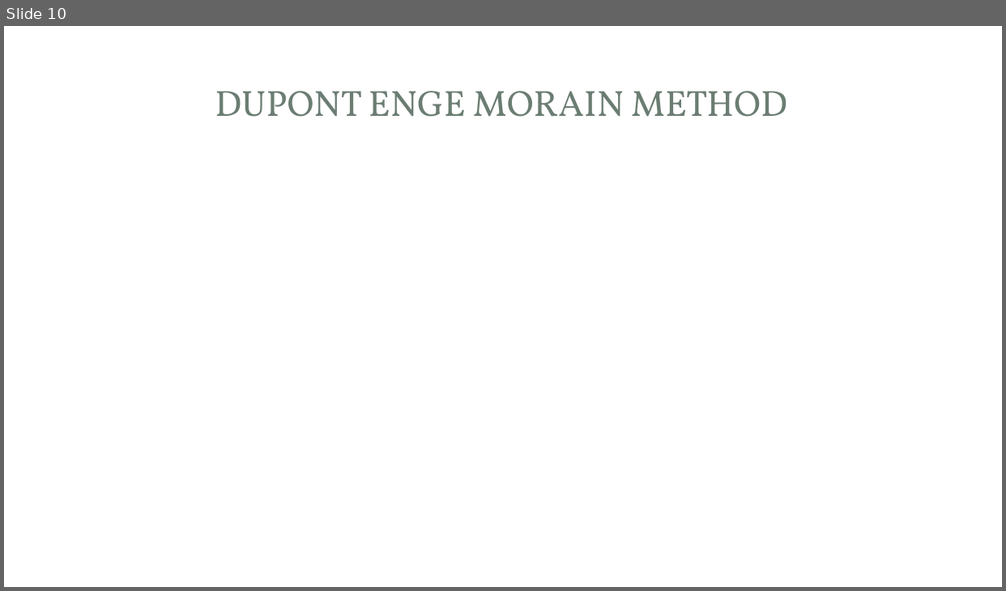
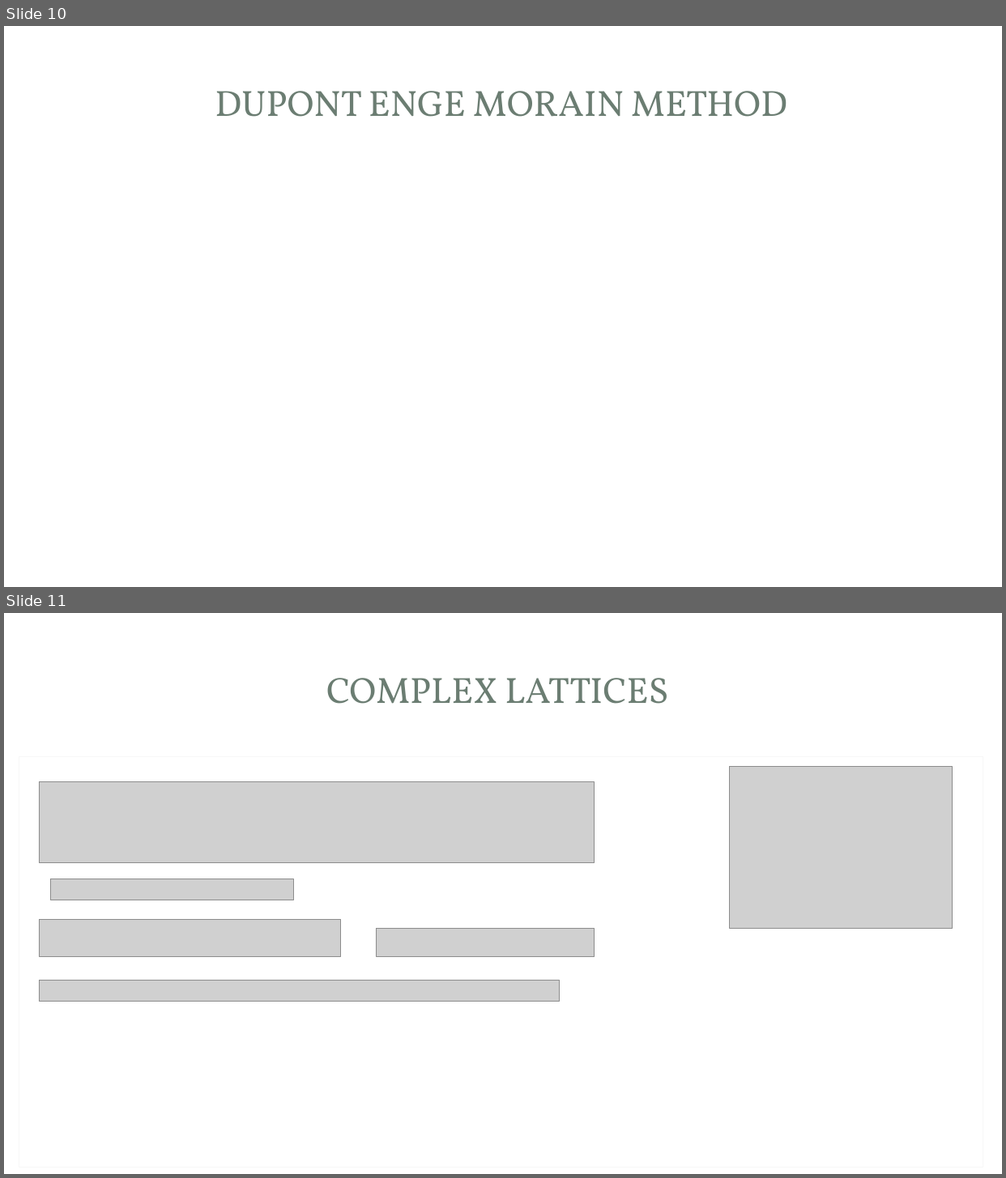
Before and after one commit to Srizzle/CS276-Project-Writeup, a slide deck: Presentation.ppt.pptx. Shown one above the other, each under a label of ours: slide 10 before the commit, slides 10 and 11 after it. The pictures are 1006x591 and 1006x1178 pixels, drawn with LibreOffice and Linux fonts; fonts in the diff are those of the drawing; grey boxes stand for pictures; background and template pictures are left out. Boxes give left, top, right and bottom in pixels: in the first picture for what was removed or moved away, otherwise in the second. Text is boxed around its words. In the diff, an @@ line names an element or a change of style, - is before the commit and + after.

Commit message:
inputted lattices into presentation

```diff
--- a/Presentation.ppt.pptx
+++ b/Presentation.ppt.pptx
@@ slide 11 added at box(4, 613, 1002, 1174), background picture (left out); not listed: 3 template elements that a slide beside it also shows @@
@@ title added at box(326, 678, 668, 704), 35 pt, text #6B7D72 @@
+COMPLEX LATTICES
@@ rectangle added at box(19, 756, 983, 1168), fill #FFFFFF, outline #F7F7F7 0.75 pt @@
@@ picture added at box(39, 781, 594, 863) @@
@@ text added at box(70, 781, 403, 793), 24 pt, text #564B3C @@
+All elliptic curves are lattices, i.e.
@@ picture added at box(730, 766, 952, 928) @@
@@ picture added at box(50, 879, 293, 901) @@
@@ picture added at box(39, 920, 341, 957) @@
@@ picture added at box(376, 928, 594, 956) @@
@@ picture added at box(39, 981, 560, 1002) @@
```
Also in this commit, not shown: 2 other slides added, 5 other files.
